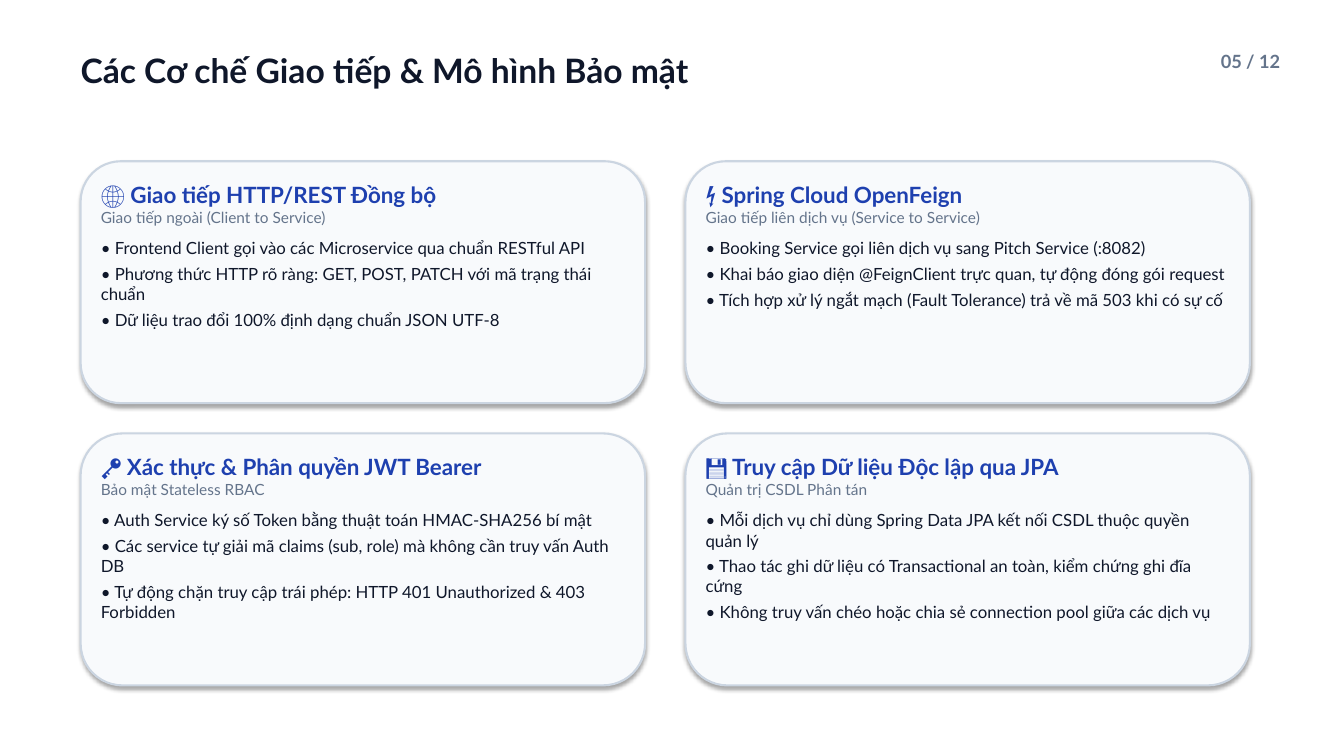
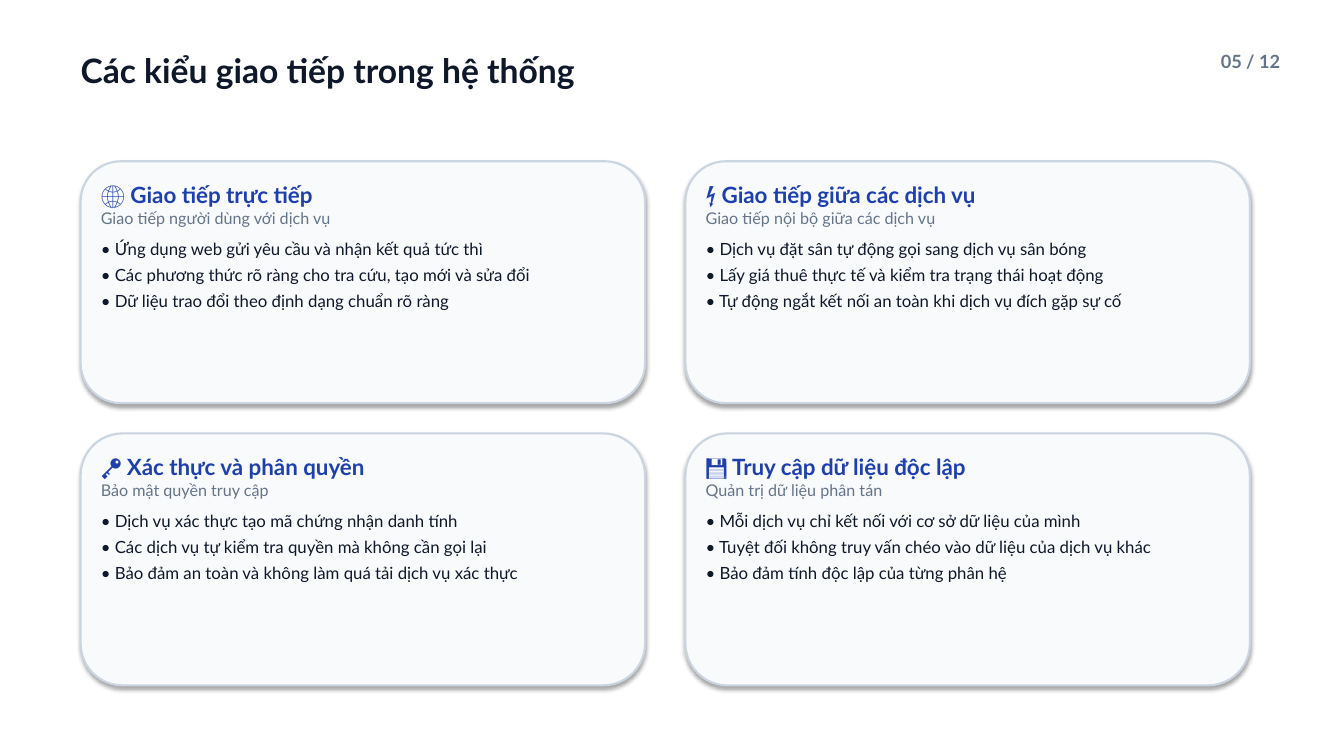
Before and after one commit to viduchung/PTPM, a slide deck: slide 5 of docs/PitchOS-mo-hinh-kien-truc.pptx. Drawn at 1344x756 pixels with LibreOffice and Linux fonts; fonts in the diff are those of the drawing. Boxes give left, top, right and bottom in pixels: in the first picture for what was removed or moved away, otherwise in the second. Text is boxed around its words. In the diff, an @@ line names an element or a change of style, - is before the commit and + after.

```diff
--- a/docs/PitchOS-mo-hinh-kien-truc.pptx
+++ b/docs/PitchOS-mo-hinh-kien-truc.pptx
@@ text at [81,55,574,90]: text changed @@
-Các Cơ chế Giao tiếp & Mô hình Bảo mật
+Các kiểu giao tiếp trong hệ thống
@@ text at [115,185,530,310]: text changed @@
-🌐 Giao tiếp HTTP/REST Đồng bộ
-Giao tiếp ngoài (Client to Service)
-• Frontend Client gọi vào các Microservice qua chuẩn RESTful API
-• Phương thức HTTP rõ ràng: GET, POST, PATCH với mã trạng thái chuẩn
-• Dữ liệu trao đổi 100% định dạng chuẩn JSON UTF-8
+🌐 Giao tiếp trực tiếp
+Giao tiếp người dùng với dịch vụ
+• Ứng dụng web gửi yêu cầu và nhận kết quả tức thì
+• Các phương thức rõ ràng cho tra cứu, tạo mới và sửa đổi
+• Dữ liệu trao đổi theo định dạng chuẩn rõ ràng
@@ text at [719,185,1121,310]: text changed @@
-⚡ Spring Cloud OpenFeign
-Giao tiếp liên dịch vụ (Service to Service)
-• Booking Service gọi liên dịch vụ sang Pitch Service (:8082)
-• Khai báo giao diện @FeignClient trực quan, tự động đóng gói request
-• Tích hợp xử lý ngắt mạch (Fault Tolerance) trả về mã 503 khi có sự cố
+⚡ Giao tiếp giữa các dịch vụ
+Giao tiếp nội bộ giữa các dịch vụ
+• Dịch vụ đặt sân tự động gọi sang dịch vụ sân bóng
+• Lấy giá thuê thực tế và kiểm tra trạng thái hoạt động
+• Tự động ngắt kết nối an toàn khi dịch vụ đích gặp sự cố
@@ text at [115,457,518,582]: text changed @@
-🔑 Xác thực & Phân quyền JWT Bearer
-Bảo mật Stateless RBAC
-• Auth Service ký số Token bằng thuật toán HMAC-SHA256 bí mật
-• Các service tự giải mã claims (sub, role) mà không cần truy vấn Auth DB
-• Tự động chặn truy cập trái phép: HTTP 401 Unauthorized & 403 Forbidden
+🔑 Xác thực và phân quyền
+Bảo mật quyền truy cập
+• Dịch vụ xác thực tạo mã chứng nhận danh tính
+• Các dịch vụ tự kiểm tra quyền mà không cần gọi lại
+• Bảo đảm an toàn và không làm quá tải dịch vụ xác thực
@@ text at [719,458,1151,582]: text changed @@
-💾 Truy cập Dữ liệu Độc lập qua JPA
-Quản trị CSDL Phân tán
-• Mỗi dịch vụ chỉ dùng Spring Data JPA kết nối CSDL thuộc quyền quản lý
-• Thao tác ghi dữ liệu có Transactional an toàn, kiểm chứng ghi đĩa cứng
-• Không truy vấn chéo hoặc chia sẻ connection pool giữa các dịch vụ
+💾 Truy cập dữ liệu độc lập
+Quản trị dữ liệu phân tán
+• Mỗi dịch vụ chỉ kết nối với cơ sở dữ liệu của mình
+• Tuyệt đối không truy vấn chéo vào dữ liệu của dịch vụ khác
+• Bảo đảm tính độc lập của từng phân hệ
```
Also in this commit, not shown: 9 other slides changed, 8 other files.
